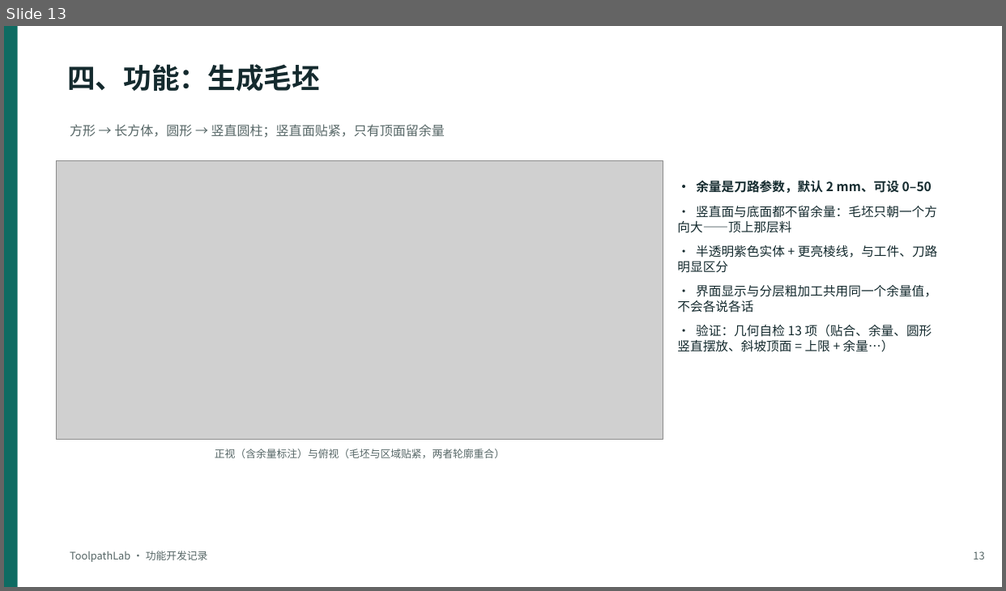
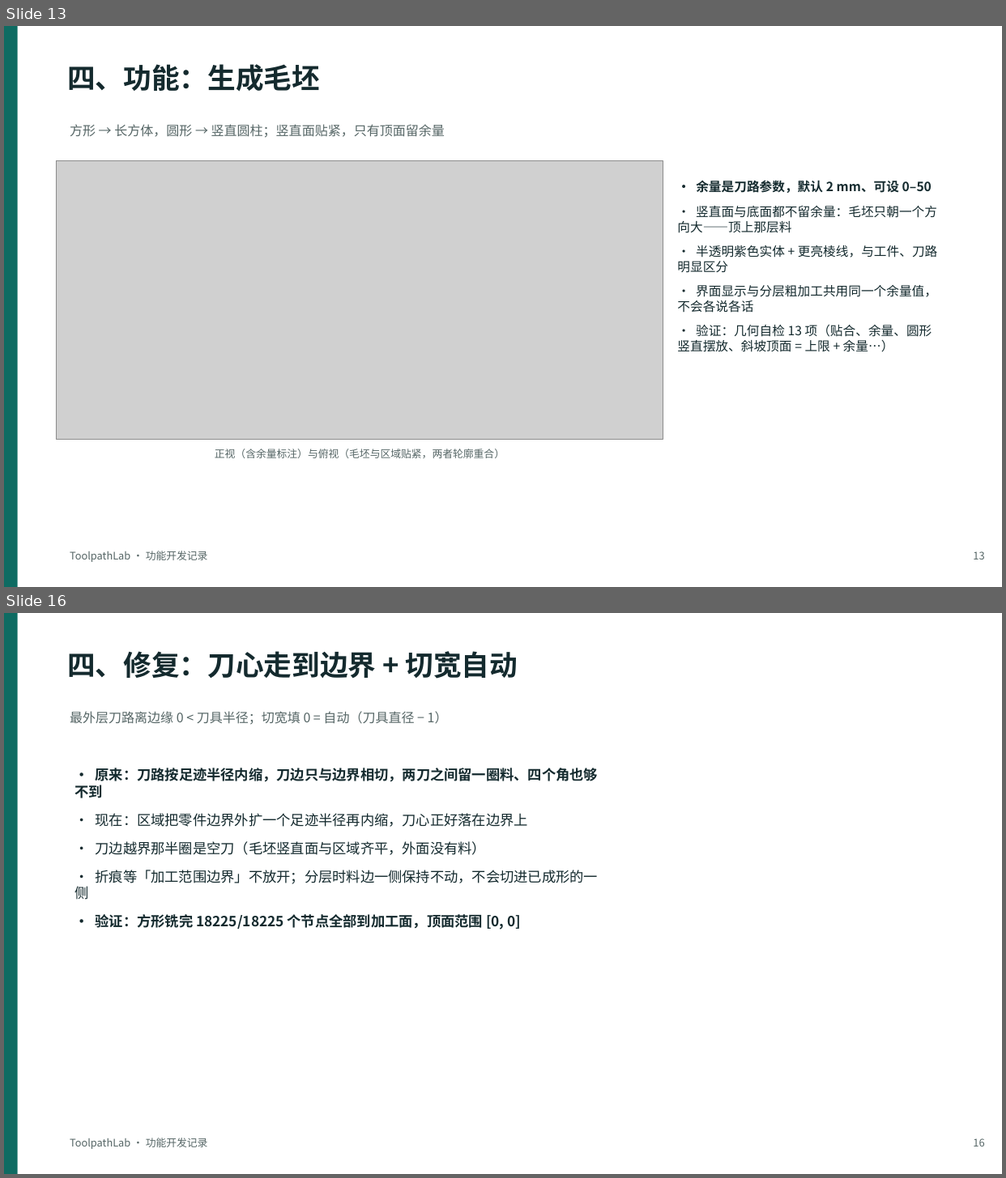
Before and after one commit to large-su/toolpath-lab, a slide deck: ToolpathLab-开发过程与功能介绍.pptx. Shown one above the other, each under a label of ours: slide 13 before the commit, slides 13 and 16 after it; the slides between them are not shown. The pictures are 1006x591 and 1006x1178 pixels, drawn with LibreOffice and Linux fonts; fonts in the diff are those of the drawing; grey boxes stand for pictures. Boxes give left, top, right and bottom in pixels: in the first picture for what was removed or moved away, otherwise in the second. Text is boxed around its words. In the diff, an @@ line names an element or a change of style, - is before the commit and + after.

Commit message:
fix(planning): 刀心走到区域边界 + 切宽自动（直径 − 1）——消掉边界那圈与四个角的残留
用户反馈：铣削后仍有几个锥型残留、边缘有一层没铣掉；要求最外层刀路离边缘的距离小于刀具半径、
切宽自动计算时比刀具直径小 1。

- **刀心边界**：区域新增 `toolpath_boundary()` / `toolpath_boundary_at()`——把**零件自己的边界外扩一个
  足迹半径**再交给策略内缩一次，于是刀心正好落在零件边界上（离边界 0 < 刀具半径）。刀边越出边界那半圈
  是空刀（毛坯竖直面与区域齐平，外面没有料），边界上因此不再留下"刀边只与边界相切、两刀之间够不到"的
  一圈料，四个角也随之外扩到位。折痕这类**加工范围**边界不放开（仍停在折痕上、不上平顶）；
  分层时料边一侧保持 x_low 不动，刀边贴住料边、不会切进已成形的一侧。
  `machining_boundary()` 仍是"加工范围"，界面轮廓与"只加工斜面段"的语义不变。
- **切宽自动**：`stepover_mm` 新增自动档（填 0，`resolve_stepover()`），按**刀具直径 − 1 mm** 算并保底
  0.1 mm；两个策略的默认值因此从 6.0 改成 0.0（自动），说明文字与提示同步更新。
- **验证**（真实刀路 + 切削仿真）：方形 80 / D6 / 切宽 4 走完后仿真顶面范围 `[0.000, 0.000]`、
  **18225/18225** 个节点全部切到加工面——改之前是 `[0, 2]`、558 个节点没切到；中线剖面与应有加工面
  偏差 +0.000 mm。刀心范围逐项核对：方形 ±40、圆形 ±40、斜坡 (60°, cap 80) x ∈ [−6.188, 40]、
  斜坡上限 200 时爬到 x = −40（zmax 138.564）；自动切宽 D6 → 5，刀线间距实测 5.000。
- **工具大于区域也能加工了**（原来报 422）：刀心走到轮廓上，刀盘盖住整块，相当于端面铣。
  相关断言按新语义更新（"按半径内缩""几何不可行"等）。
- 回归测试 263 → **265 项全过**（新增两条自动切宽）；前端几何自检 28 项全过；
  文档内容源同步（新增 3.12 节、原有 x 范围与残留结论更新、限制里"边界那圈"改成已解决），
  Word 12 页 / PPT 22 页重建后结构检查与输出自检均 pass。

```diff
--- a/ToolpathLab-开发过程与功能介绍.pptx
+++ b/ToolpathLab-开发过程与功能介绍.pptx
@@ slide 16 added at [4,613,1002,1174], background #FFFFFF @@
@@ rectangle added at [4,613,18,1174], fill #0E6B62 @@
@@ text added at [67,651,518,679], 27 pt, text #142A2E, bold @@
+四、修复：刀心走到边界 + 切宽自动
@@ text added at [70,711,448,725], 12.5 pt, text #566666 @@
+最外层刀路离边缘 0 < 刀具半径；切宽填 0 = 自动（刀具直径 − 1）
@@ text added at [75,768,598,930], 13.5 pt, text #142A2E @@
+· 原来：刀路按足迹半径内缩，刀边只与边界相切，两刀之间留一圈料、四个角也够不到
+· 现在：区域把零件边界外扩一个足迹半径再内缩，刀心正好落在边界上
+· 刀边越界那半圈是空刀（毛坯竖直面与区域齐平，外面没有料）
+· 折痕等「加工范围边界」不放开；分层时料边一侧保持不动，不会切进已成形的一侧
+· 验证：方形铣完 18225/18225 个节点全部到加工面，顶面范围 [0, 0]
@@ text added at [70,1138,208,1149], 10 pt, text #566666 @@
+ToolpathLab · 功能开发记录
@@ text added at [973,1139,984,1147], 10 pt, text #566666 @@
+16
```
Also in this commit, not shown: 6 slides changed, 13 other files.
